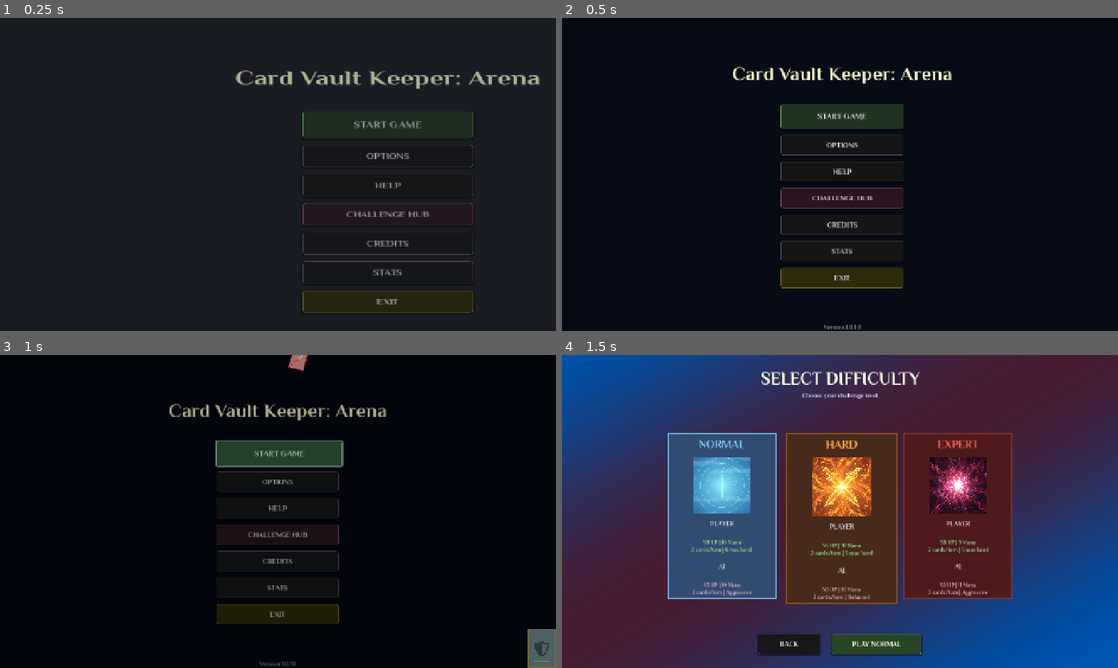
Above: before the commit, frames 1-4 (two rows, left to right).
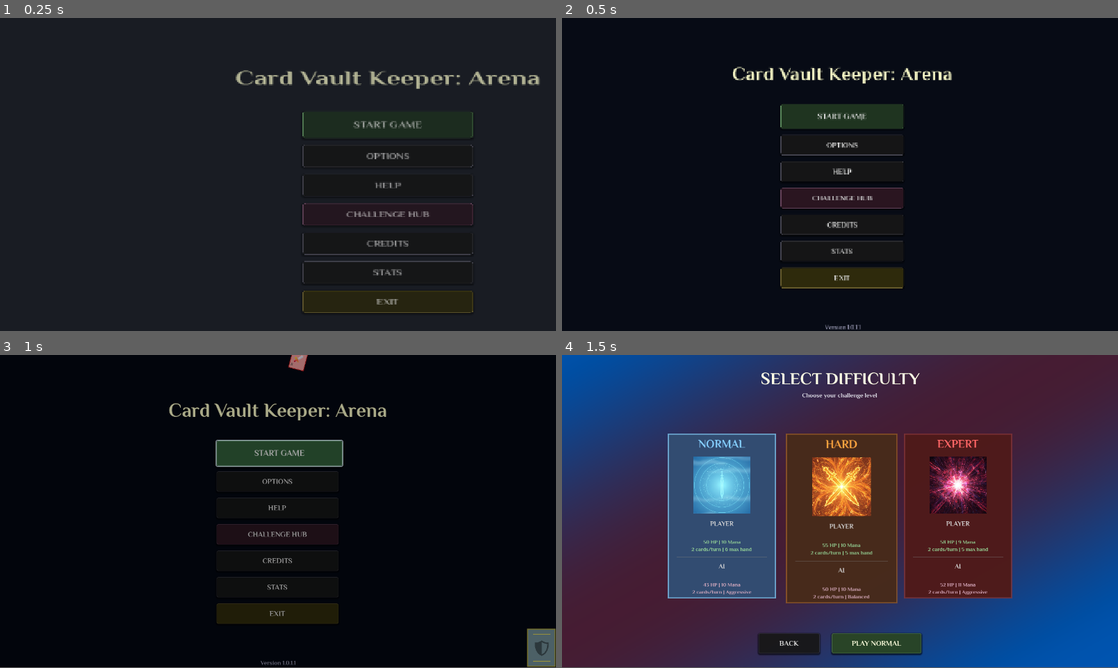
Above: after the commit, the same moments.

Repository: lextrack/Card-Vault-Keeper-Arena
Game: Godot game, scene res://scenes/MainMenu.tscn
The game is run twice, just before and just after one commit, with the same random seed, the same clock (stepped at 60 frames per second) and the same inputs. Sound files missing from this copy of the repository are replaced by a short silence.
Inputs:
- Up to frame 1 (0.25 s): no input
- Up to frame 2 (0.5 s): no input
- Up to frame 3 (1 s): click "START GAME" at 0.5 s
- Up to frame 4 (1.5 s): click "START GAME" at 1.25 s
In our replay, in frame 3 the window is 800x450 before the commit and 800x449 after it. These sizes can differ from the game's own. Grey fills any space a smaller window leaves; there, only what the larger window draws over its background counts as a difference.

Frame 1 is identical in both runs. In frame 2, less than 0.1% of the frame differs, in the area x 47-54%, y 98-100%; in frame 3, 1.5%; in frame 4, 4.7%, in the area x 0-81%, y 5-100%.

Commit message:
Minor changes in options settings and exports settings

Diff:
--- a/scenes/MainMenu.tscn
+++ b/scenes/MainMenu.tscn
@@ -364,7 +364,7 @@
 size_flags_horizontal = 4
 theme_override_colors/font_color = Color(0.6, 0.6, 0.7, 1)
 theme_override_font_sizes/font_size = 15
-text = "Version 1.0.1.0"
+text = "Version 1.0.1.1"
 horizontal_alignment = 1
 
 [node name="AudioManager" type="Node" parent="."]
--- a/scripts/OptionsMenu.gd
+++ b/scripts/OptionsMenu.gd
@@ -76,7 +76,7 @@
 var default_master_volume: float = 1.0
 var default_music_volume: float = 0.4
 var default_sfx_volume: float = 1.0
-var default_window_mode: int = 2
+var default_window_mode: int = 0
 var default_resolution_index: int = 0
 var default_vsync: bool = true
 
Not shown, changed: export_presets.cfg
